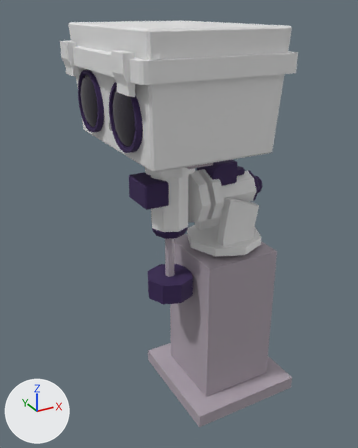
The glTF model assets/unit.glb: old version first, new version second.
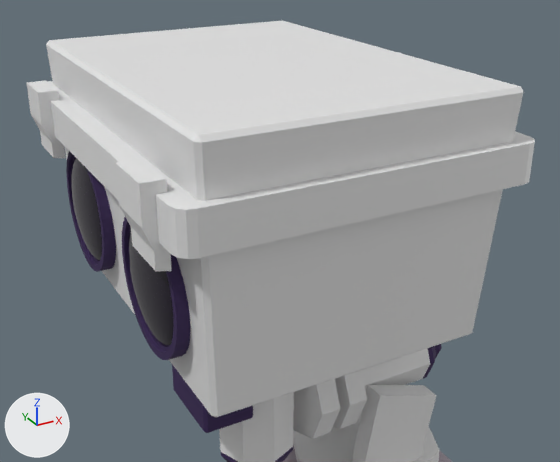
Each version appears first whole from a 50 mm camera at (-0.8, -1.173, 1.202) aimed at (-0.14, 0.028, 0.601), and next in a close-up from a 50 mm camera at (-0.591, -0.808, 1.342) aimed at (-0.183, -0.066, 0.971). Every picture has the same lights, and +X, +Y and +Z are marked at lower left. Where no turn or scale is listed for an object, it has been applied to the vertices. Vertices at the same position are counted once.

Script lines for the objects in view, before the commit:
```python
me_cube_012 = bpy.data.meshes.new('Cube.012')
me_cube_012.from_pydata(...)  # 32 vertices, 60 faces; spans x -0.206..0.2, y -0.261..0.261, z 0.06..0.105
me_cube_012.materials.append(mat_plastic)  # white #e7e7e7
me_cube_013 = bpy.data.meshes.new('Cube.013')
me_cube_013.from_pydata(...)  # 40 vertices, 72 faces; spans x -0.22..-0.195, y -0.214..0.214, z 0.029..0.117
me_cube_013.materials.append(mat_plastic)  # white #e7e7e7
me_cube_016 = bpy.data.meshes.new('Cube.016')
me_cube_016.from_pydata(...)  # 24 vertices, 44 faces; spans x -0.182..0.178, y -0.252..0.252, z -0.134..0.161
# faces by material slot: [42, 2]
me_cube_016.materials.append(mat_plastic)  # white #e7e7e7
me_cube_016.materials.append(mat_head_unit)  # picture img_head_unit
me_cylinder_002 = bpy.data.meshes.new('Cylinder.002')
me_cylinder_002.from_pydata(...)  # 124 vertices, 236 faces; spans x -0.08..0.127, y -0.079..0.079, z 0.613..0.792
# faces by material slot: [182, 54]
me_cylinder_002.materials.append(mat_dark_plastic)  # dark purple #352052
me_cylinder_002.materials.append(mat_plastic)  # white #e7e7e7
ob_box_textured = bpy.data.objects.new('box_textured', me_cube_016)
ob_box_textured.location = (-0.18, 0.0, 1.0)
ob_cube_009 = bpy.data.objects.new('Cube.009', me_cube_012)
ob_cube_009.location = (-0.18, 0.0, 1.0)
ob_cube_010 = bpy.data.objects.new('Cube.010', me_cube_013)
ob_cube_010.location = (-0.18, 0.0, 1.0)
ob_cylinder_002 = bpy.data.objects.new('Cylinder.002', me_cylinder_002)
ob_cylinder_002.location = (0.0, 0.0, 0.0)
# also in view: 'Cylinder.003' at (0.005, 0.0, 0.61); 'Cylinder' at (-0.191, 0.0, 0.572); 'Cylinder.011' at (-0.345, 0.0, 0.969); 'Sphere' at (-0.366, 0.0, 0.97)
```
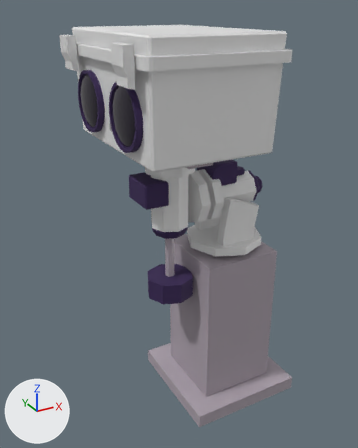
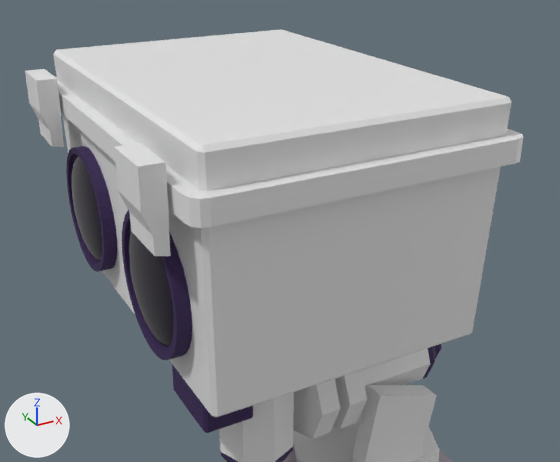
Boxes (x1, y1, x2, y2) around the edits, measured in the close-ups (560 x 462 px; the box of a moved part takes in the faces that stretch with it):
'box_textured', reshaped: before (46, 21, 524, 417); after (53, 29, 512, 417)
'Cube.009', mesh rescaled (15% shorter): before (48, 81, 535, 259); after (56, 77, 523, 228)
'Cube.010', mesh moved: before (27, 80, 172, 271); after (25, 69, 171, 256)
part 1 of me_cube_016, moved or reshaped: before (46, 21, 524, 416); after (53, 29, 512, 415)

The edits, one by one:
me_cube_016 has 24 vertices, 44 faces and spans x -0.182..0.178, y -0.252..0.252, z -0.134..0.161.
me_cube_016 is used by ob_box_textured; location (-0.18, 0.0, 1.0).
me_cube_016 part 1: all 12 vertices in x -0.182..0.178, y -0.252..0.252, z 0.156..0.161 are scaled about their middle by (0.966, 0.966, 1), then moved by (0.0, 0.0, -0.012).
me_cube_012 has 32 vertices, 60 faces and spans x -0.206..0.2, y -0.261..0.261, z 0.06..0.105.
me_cube_012 is used by ob_cube_009; location (-0.18, 0.0, 1.0).
me_cube_012 part 2: the whole mesh is scaled about its middle by (0.929, 0.987, 0.584), then moved by (0.0, 0.0, 0.015).
me_cube_013 has 40 vertices, 72 faces and spans x -0.22..-0.195, y -0.214..0.214, z 0.029..0.117.
me_cube_013 is used by ob_cube_010; location (-0.18, 0.0, 1.0).
me_cube_013 part 3: the whole mesh is moved by (0.0, 0.0, 0.015).
